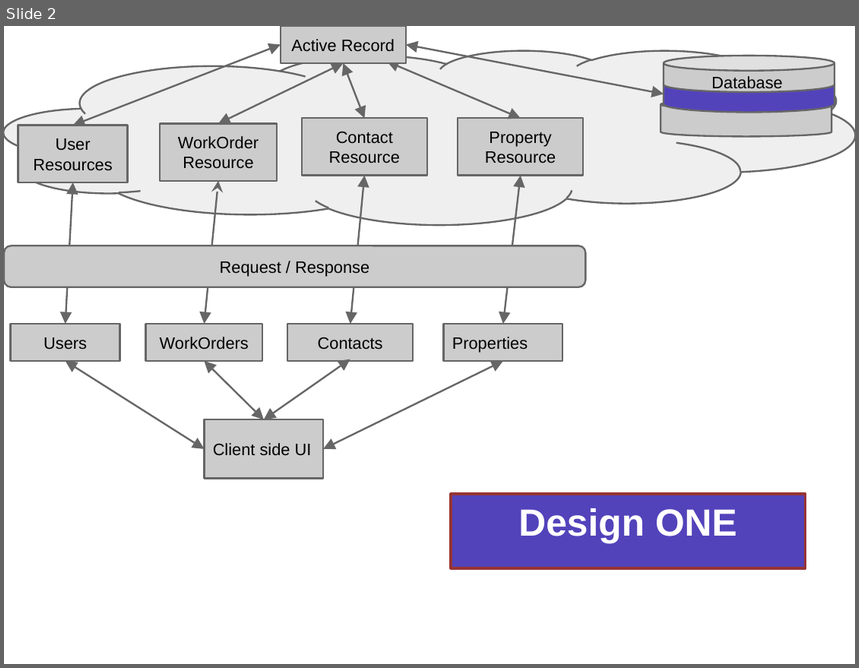
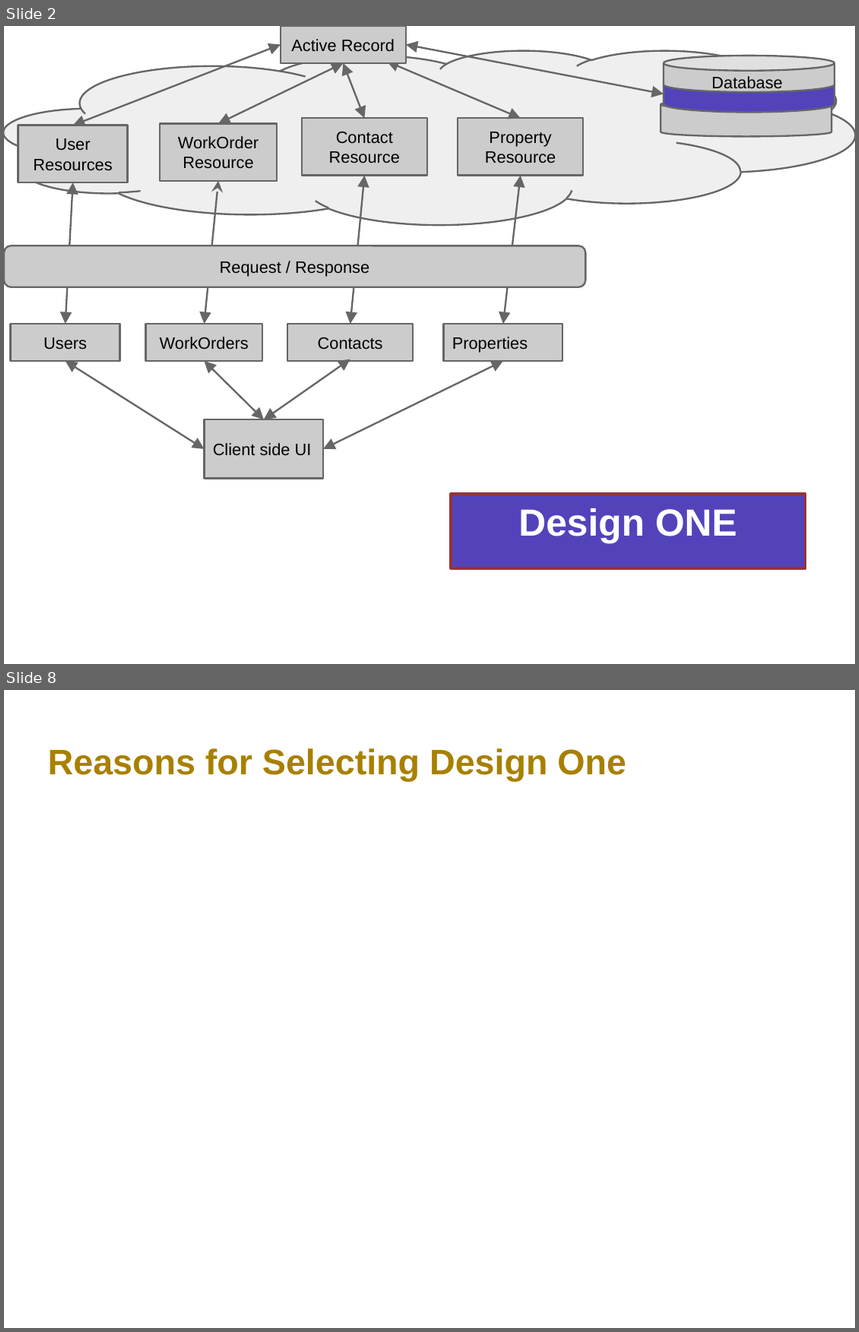
Before and after one commit to jjm3x3/propertyManager, a slide deck: DesignPlans.pptx. Shown one above the other, each under a label of ours: slide 2 before the commit, slides 2 and 8 after it; the slides between them are not shown. The pictures are 859x668 and 859x1332 pixels, drawn with LibreOffice and Linux fonts; fonts in the diff are those of the drawing. Boxes give left, top, right and bottom in pixels: in the first picture for what was removed or moved away, otherwise in the second. Text is boxed around its words. In the diff, an @@ line names an element or a change of style, - is before the commit and + after.

Commit message:
Added "bad" design and removed content from example design

```diff
--- a/DesignPlans.pptx
+++ b/DesignPlans.pptx
@@ slide 8 added at (4, 690, 855, 1328), background #FFFFFF @@
@@ text added at (48, 749, 626, 781), 30 pt, text #A88000, bold @@
+Reasons for Selecting Design One
```
Also in this commit, not shown: 2 slides changed, 6 other slides added, 9 slides removed.
